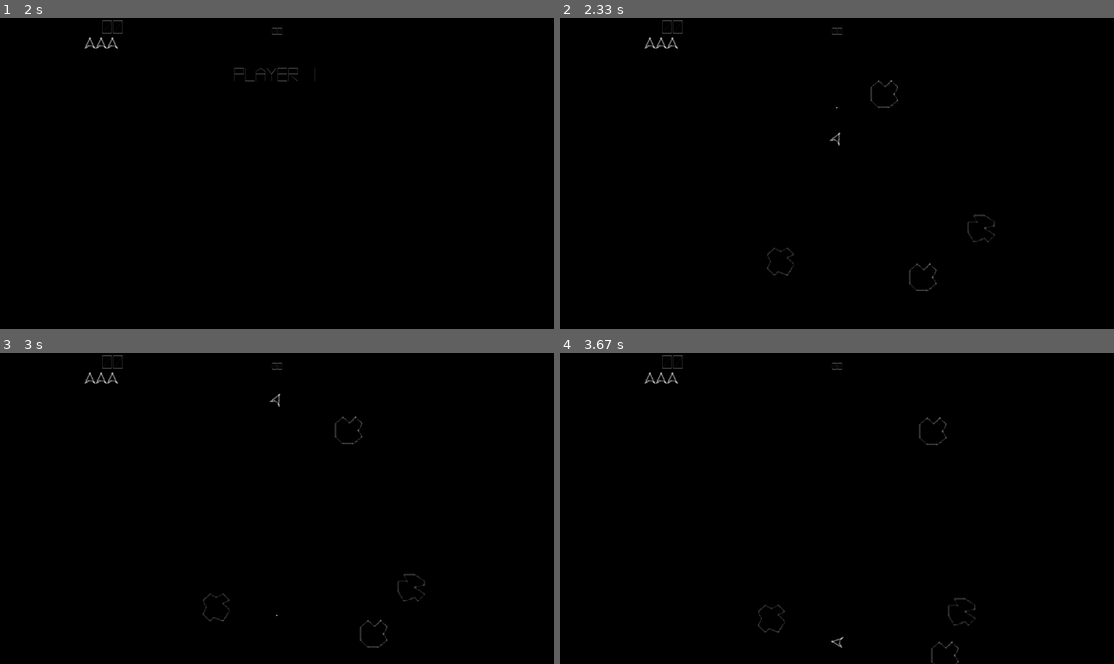
Above: before the commit, frames 1-4 (two rows, left to right).
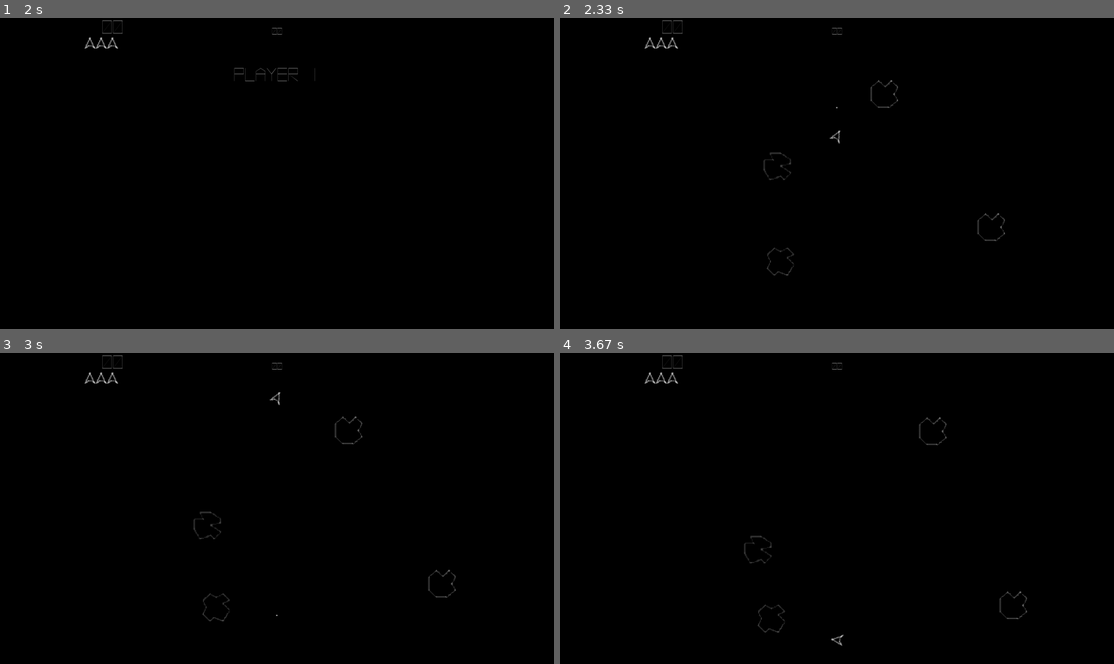
Above: after the commit, the same moments.

Repository: LUDUSLab/stem-games
Game: pygame game, started from AsteroidsEquipe2/main.py
The game is run twice, just before and just after one commit, with the same random seed, the same clock (stepped at 60 frames per second) and the same inputs.
Inputs:
- Up to frame 1 (2 s): tap Enter at 0.33 s; hold J 1.17-1.63 s; hold Up 1.17-1.63 s; hold Up from 1.67 s (still down)
- Up to frame 2 (2.33 s): release Up at 2.13 s; hold Right from 2.17 s (still down)
- Up to frame 3 (3 s): release Right at 2.63 s; hold Left from 2.67 s (still down)
- Up to frame 4 (3.67 s): release Left at 3.2 s; hold Left 3.23-3.63 s

Frame 1 is identical in both runs. In frame 2, 0.3% of the frame differs, in the area x 36-81%, y 36-88%; in frame 3, 0.3%, in the area x 34-83%, y 12-95%; in frame 4, 0.3%.

Commit message:
add ship spawn after collision

Diff:
--- a/AsteroidsEquipe2/asteroid.py
+++ b/AsteroidsEquipe2/asteroid.py
@@ -4,7 +4,6 @@
 
 
 class Asteroid(gameobject.GameObject):
-    min_asteroid_spawn_distance = 250
 
     def __init__(self, position, asteroid_callback, size=3):
         self.asteroid_callback = asteroid_callback
--- a/AsteroidsEquipe2/main.py
+++ b/AsteroidsEquipe2/main.py
@@ -17,13 +17,17 @@
             menu.start_txt.blinker.check_blink_event(event)
             menu.check_game_enter(event)
         if not saving_score:
-            game.players[game.turns_aux % 2].scenario.ship.check_ship_shoot(event)
+            if game.players[game.turns_aux % 2].scenario.ship is not None:
+                if not game.players[game.turns_aux % 2].scenario.ship.running_death_animation:
+                    game.players[game.turns_aux % 2].scenario.ship.check_ship_shoot(event)
     if not menu.start_game:
         menu.display()
     elif not saving_score:
         game.display()
         is_key_pressed = pygame.key.get_pressed()
-        game.players[game.turns_aux % 2].scenario.ship.check_ship_keys(is_key_pressed)
+        if game.players[game.turns_aux % 2].scenario.ship is not None:
+            if not game.players[game.turns_aux % 2].scenario.ship.running_death_animation:
+                game.players[game.turns_aux % 2].scenario.ship.check_ship_keys(is_key_pressed)
     else:
         pass
 
--- a/AsteroidsEquipe2/scenario.py
+++ b/AsteroidsEquipe2/scenario.py
@@ -6,7 +6,8 @@
 
 class Scenario:
     aux_time = 100
-    min_asteroid_spawn_distance = 200
+    min_asteroid_spawn_distance = 100
+    min_ship_spawn_distance = 100
 
     def __init__(self, player):
         self.player = player
@@ -32,12 +33,27 @@
             for ast in self.asteroids:
                 ast.display()
                 ast.move()
-                if ast.collides_with(self.ship):
-                    self.asteroids.remove(ast)
-                    self.player.lives -= 1
-                    ast.split()
-                    self.player.score += ast.score
-                    break
+                if self.ship is not None:
+                    if not self.ship.running_death_animation:
+                        if ast.collides_with(self.ship):
+                            self.asteroids.remove(ast)
+                            self.player.lives -= 1
+                            self.ship.running_death_animation = True
+                            ast.split()
+                            self.player.score += ast.score
+                            break
+                else:
+                    if pygame.Vector2(config.middle).distance_to(ast.position) > self.min_ship_spawn_distance:
+                        self.ship = ship.Ship(self.projectiles.append)
+
+            if self.ship is not None:
+                if self.ship.running_death_animation:
+                    self.ship.death_animation()
+                    if self.ship.death_animation_time <= 0:
+                        self.ship.death_animation_time = 100
+                        self.ship.running_death_animation = False
+                        self.ship = None
+
             for projectile in self.projectiles:
                 projectile.display()
                 projectile.move()
@@ -52,6 +68,6 @@
                         ast.split()
                         self.player.score += ast.score
                         break
-
-            self.ship.display()
-            self.ship.move()
+            if self.ship is not None:
+                self.ship.move()
+                self.ship.display()
--- a/AsteroidsEquipe2/ship.py
+++ b/AsteroidsEquipe2/ship.py
@@ -8,17 +8,19 @@
     MANEUVERABILITY = 3
     ACCELERATION = 0.08
     PROJECTILE_SPEED = 8
+    death_animation_time = 100
 
     def __init__(self, projectile_callback):
         self.sprite_path = "./assets/ship.png"
         self.sprite = pygame.image.load(self.sprite_path).convert_alpha()
         self.create_projectile_callback = projectile_callback
         self.direction = pygame.Vector2(self.UP)
-        super().__init__((config.window.size[0]/2, config.window.size[1]/2), self.sprite, pygame.Vector2(0))
+        super().__init__(config.middle, self.sprite, pygame.Vector2(0))
         self.rotated_sprite = pygame.image.load(self.sprite_path).convert_alpha()
         self.radius = self.sprite.get_height()/2
         self.img_rect = self.sprite.get_rect(center=(config.window.size[0]/2, config.window.size[1]/2))
         self.accelerating = False
+        self.running_death_animation = False
 
     def rotate(self, clockwise=True):
         sign = 1 if clockwise else -1
@@ -52,6 +54,10 @@
                 (event.key == pygame.K_j or event.key == pygame.K_SPACE or event.key == pygame.K_x):
             self.shoot()
 
+    def death_animation(self):
+        # Here comes the ship's explosion animation
+        self.death_animation_time -= 1
+
     def display(self):
         if not self.accelerating:
             if self.velocity[1] < 0:
